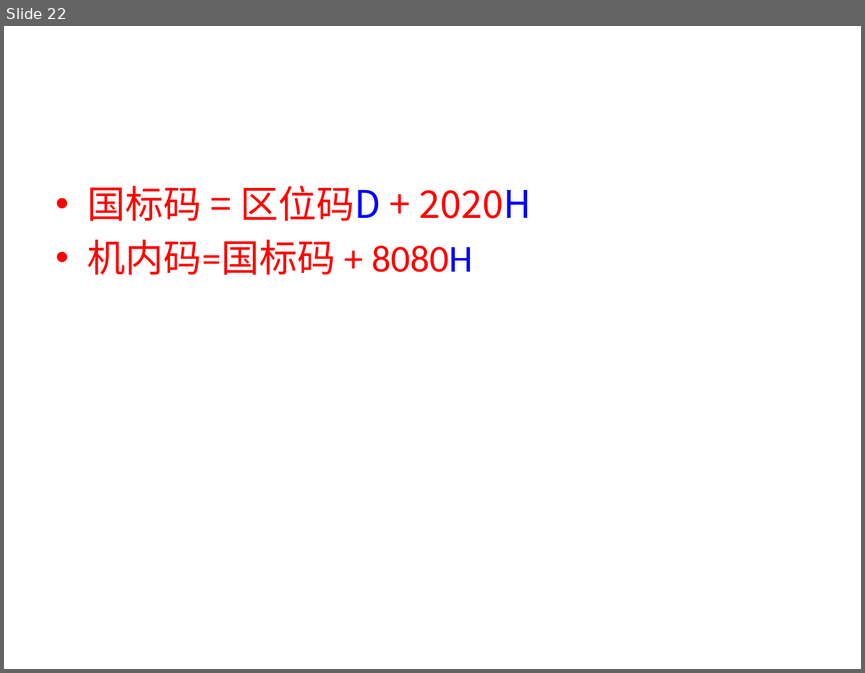
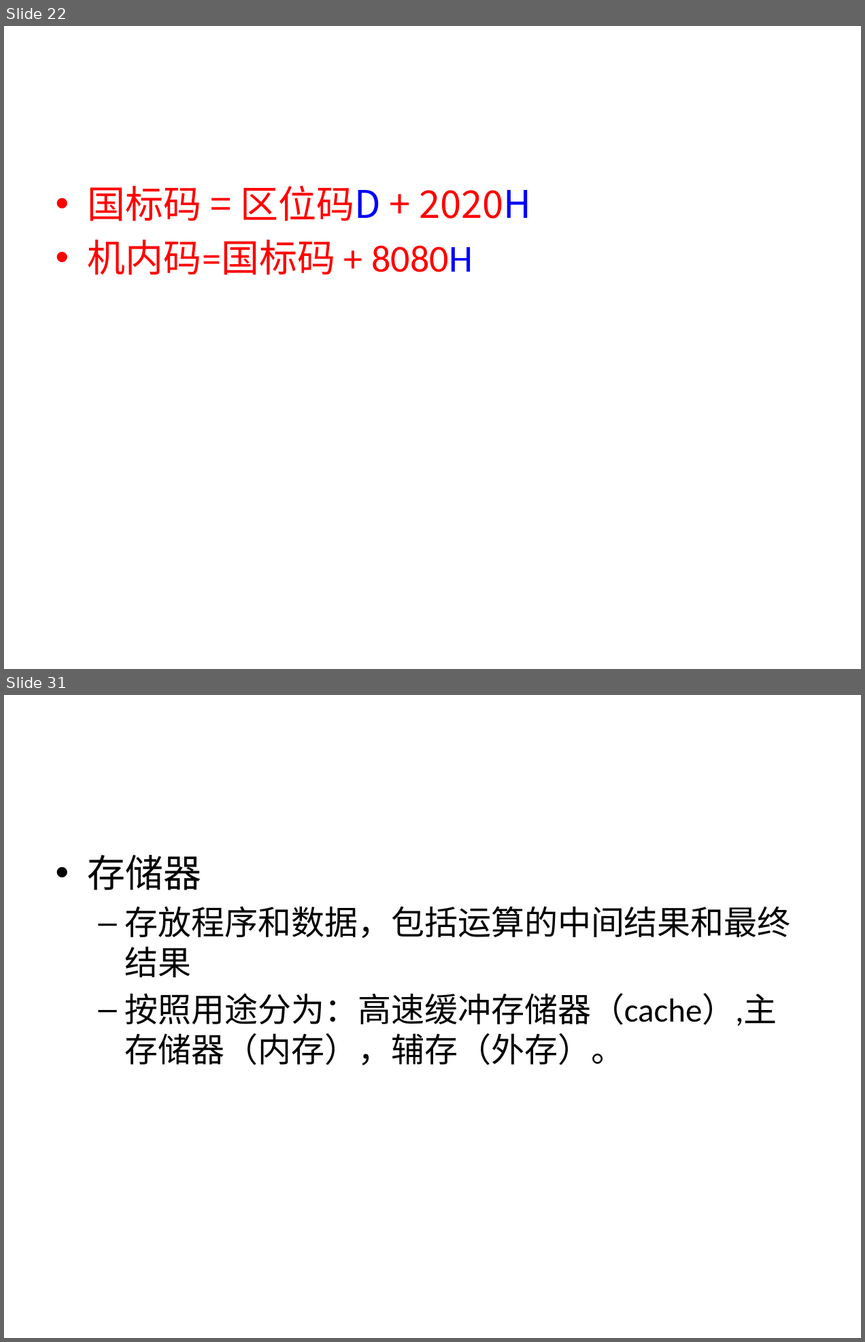
Before and after one commit to sans123wx/class, a slide deck: 计算机应用基础/第1章计算机基础/第1章复习.pptx. Shown one above the other, each under a label of ours: slide 22 before the commit, slides 22 and 31 after it; the slides between them are not shown. The pictures are 865x673 and 865x1342 pixels, drawn with LibreOffice and Linux fonts; fonts in the diff are those of the drawing. Boxes give left, top, right and bottom in pixels: in the first picture for what was removed or moved away, otherwise in the second. Text is boxed around its words. In the diff, an @@ line names an element or a change of style, - is before the commit and + after.

```diff
--- a/计算机应用基础/第1章计算机基础/第1章复习.pptx
+++ b/计算机应用基础/第1章计算机基础/第1章复习.pptx
@@ slide 31 added at <box>4,695,861,1338</box>, background #FFFFFF @@
@@ text added at <box>88,855,791,1065</box>, 28 pt, text #000000 @@
+• 存储器
+  – 存放程序和数据，包括运算的中间结果和最终结果
+  – 按照用途分为：高速缓冲存储器（cache）,主存储器（内存），辅存（外存）。
```
Also in this commit, not shown: 13 other slides added, 13 other files.
